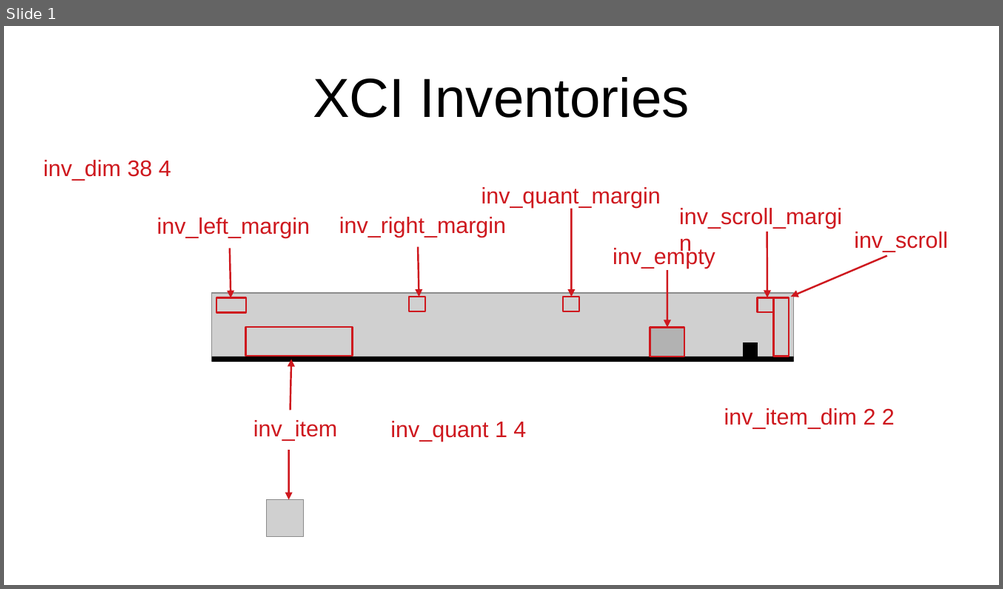
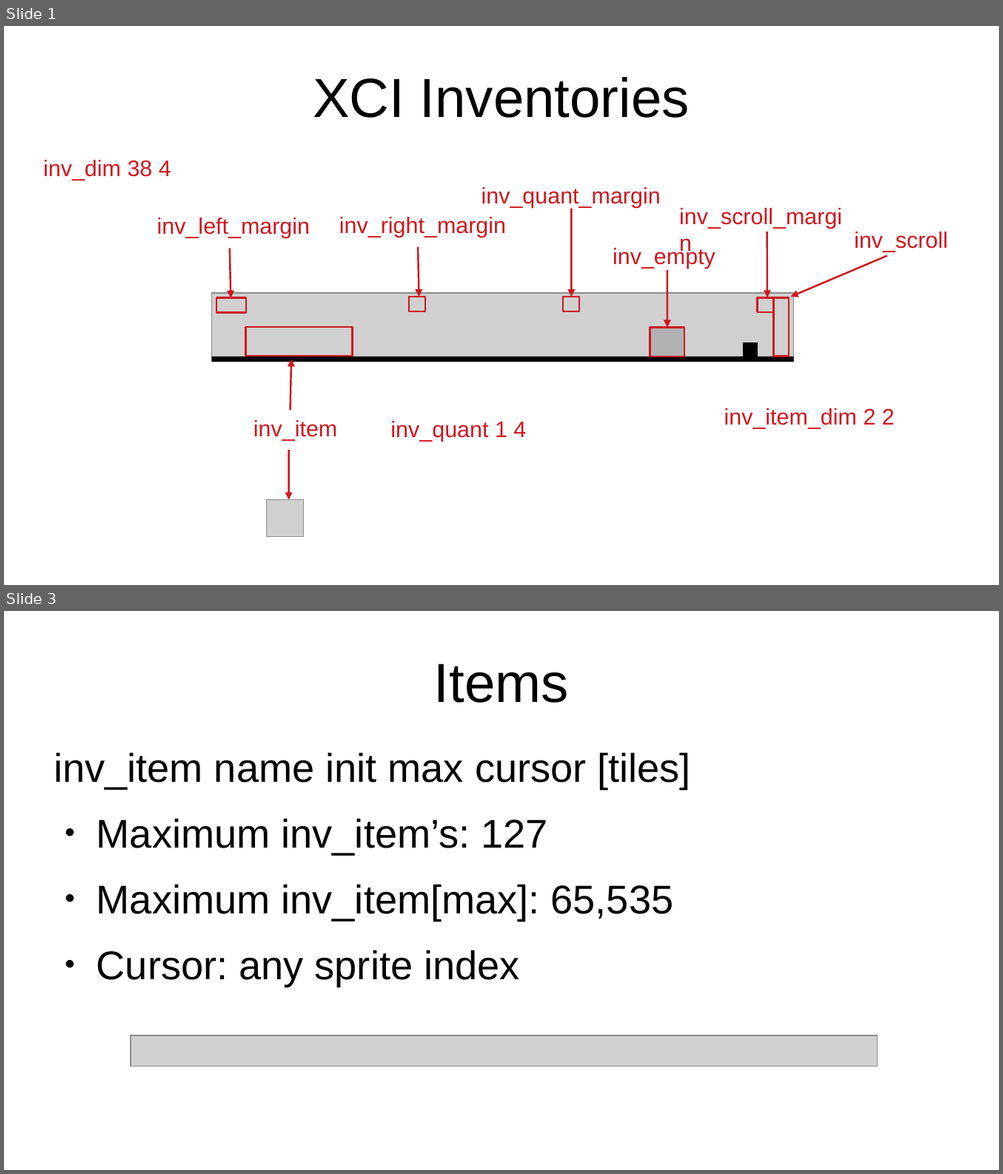
Before and after one commit to SlithyMatt/x16-xci, a slide deck: slides/XCI_inventories.odp. Shown one above the other, each under a label of ours: slide 1 before the commit, slides 1 and 3 after it; the slides between them are not shown. The pictures are 1003x589 and 1003x1174 pixels, drawn with LibreOffice and Linux fonts; fonts in the diff are those of the drawing; grey boxes stand for pictures. Boxes give left, top, right and bottom in pixels: in the first picture for what was removed or moved away, otherwise in the second. Text is boxed around its words. In the diff, an @@ line names an element or a change of style, - is before the commit and + after.

```diff
--- a/slides/XCI_inventories.odp
+++ b/slides/XCI_inventories.odp
@@ slide 3 added at <box>4,611,999,1170</box>, background #FFFFFF @@
@@ title added at <box>434,664,569,703</box>, 44 pt, text #000000 @@
+Items
@@ text added at <box>54,752,691,986</box>, 32 pt, text #000000 @@
+inv_item name init max cursor [tiles]
+● Maximum inv_item’s: 127
+● Maximum inv_item[max]: 65,535
+● Cursor: any sprite index
@@ picture added at <box>131,1036,876,1067</box> @@
```
Also in this commit, not shown: 1 other slide added, 2 slides removed.
